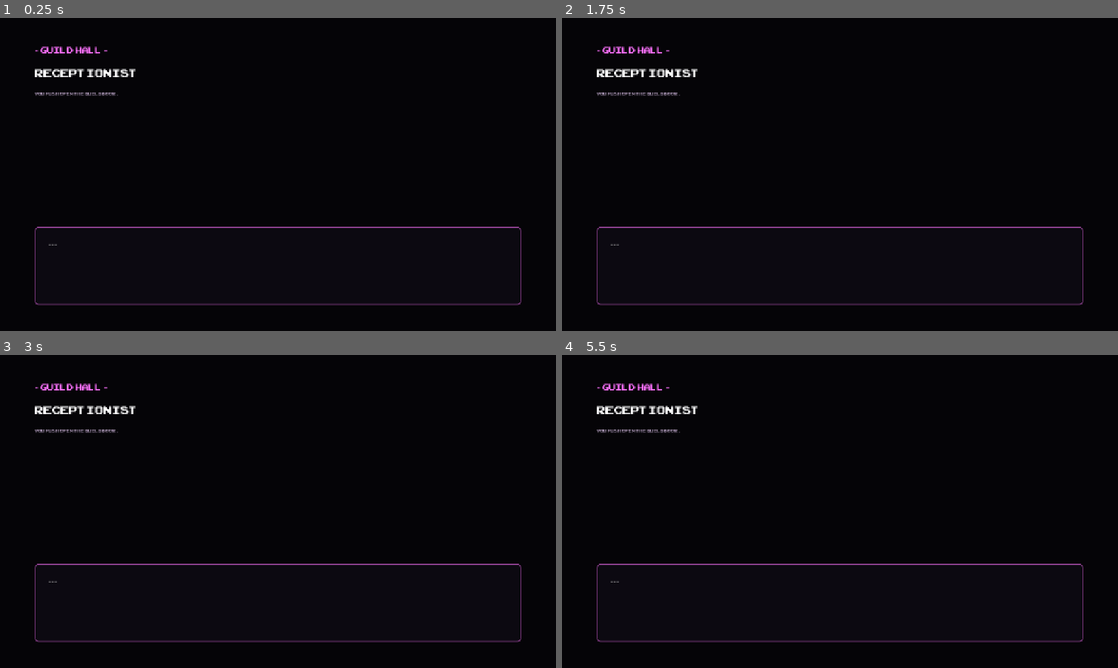
Above: before the commit, frames 1-4 (two rows, left to right).
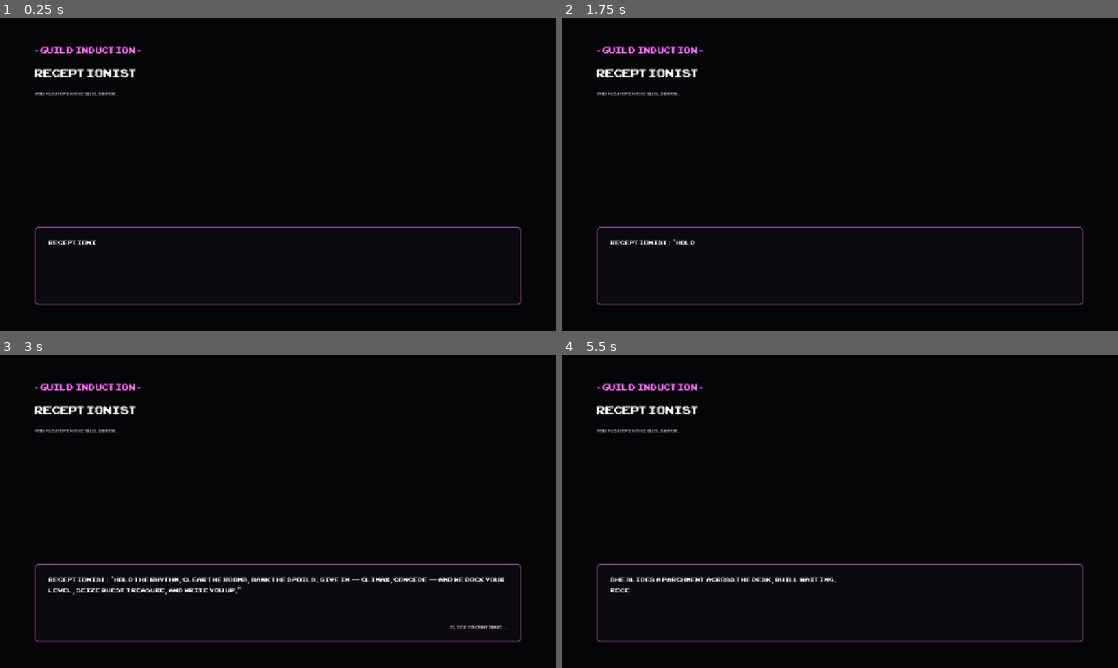
Above: after the commit, the same moments.

Repository: no-release/Temptress
Game: Godot game, scene res://scenes/ReceptionistBoot.tscn
Same seed, same stepped clock (60 frames per second), same inputs: the game is played once before the commit and once after it.
Inputs (mouse positions are in pixels of both pictures, inside the frame that each line leads up to):
- Up to frame 1 (0.25 s): no input
- Up to frame 2 (1.75 s): tap Enter (ui_accept) at 0.5, 0.77, 1.07, 1.25 s; move the mouse to (962, 158) at 0.52 s; click (962, 158) at 0.67 s; drag from (728, 190) to (812, 237) at 1.27 s
- Up to frame 3 (3 s): move the mouse to (333, 442) at 2.02 s; click (333, 442) at 2.17 s; drag from (250, 574) to (111, 464) at 2.77 s
- Up to frame 4 (5.5 s): tap Enter (ui_accept) at 3.5, 3.77, 4.07 s; move the mouse to (1006, 558) at 3.52 s; click (1006, 558) at 3.67 s; drag from (673, 464) to (756, 433) at 4.27 s; move the mouse to (867, 511) at 5.02 s; click (867, 511) at 5.17 s

The runs differ from the first frame. In frame 1, 0.3% of the frame differs, in the area x 8-26%, y 9-73%; in frame 2, 0.3%; in frame 3, 1.5%, in the area x 8-92%, y 9-88%; in frame 4, 0.7%.
Error before the commit: Parse Error: Static function "receptionist_return_pages()" not found in base "FirstMeetScenes". (res://scripts/ReceptionistBoot.gd:46)

Commit message:
Phase 10: boot greetings via ReceptionistGreetings

Diff:
--- a/rhythmtap-ui-updated-11/scripts/ReceptionistBoot.gd
+++ b/rhythmtap-ui-updated-11/scripts/ReceptionistBoot.gd
@@ -43,7 +43,7 @@
 	else:
 		_is_contract = false
 		title_label.text = "- GUILD HALL -"
-		_pages = FirstMeetScenes.receptionist_return_pages(
+		_pages = ReceptionistGreetings.return_pages(
 			MetaSave.last_outcome, MetaSave.receptionist_affinity
 		)
 	if _pages.is_empty():
